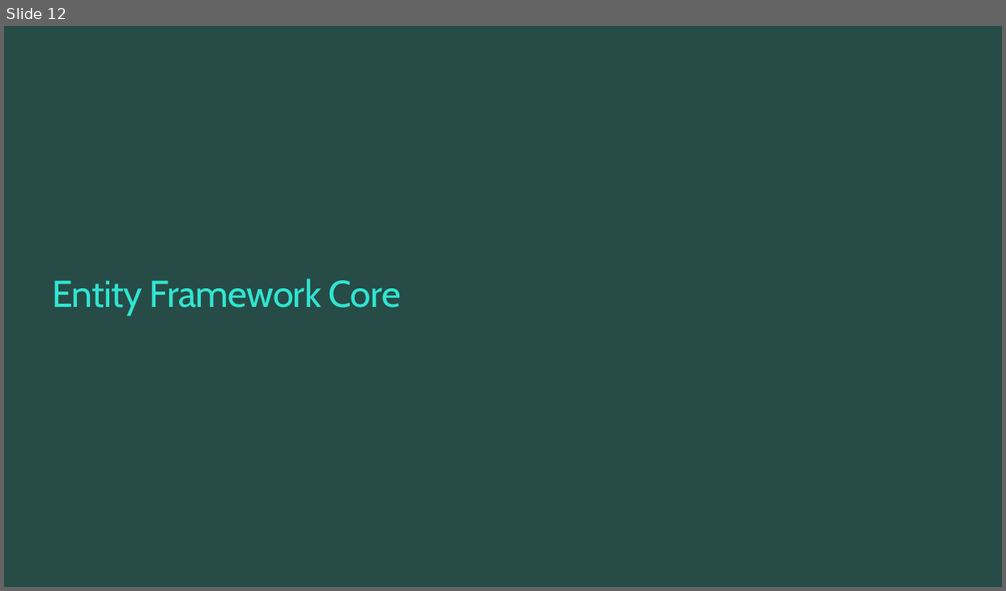
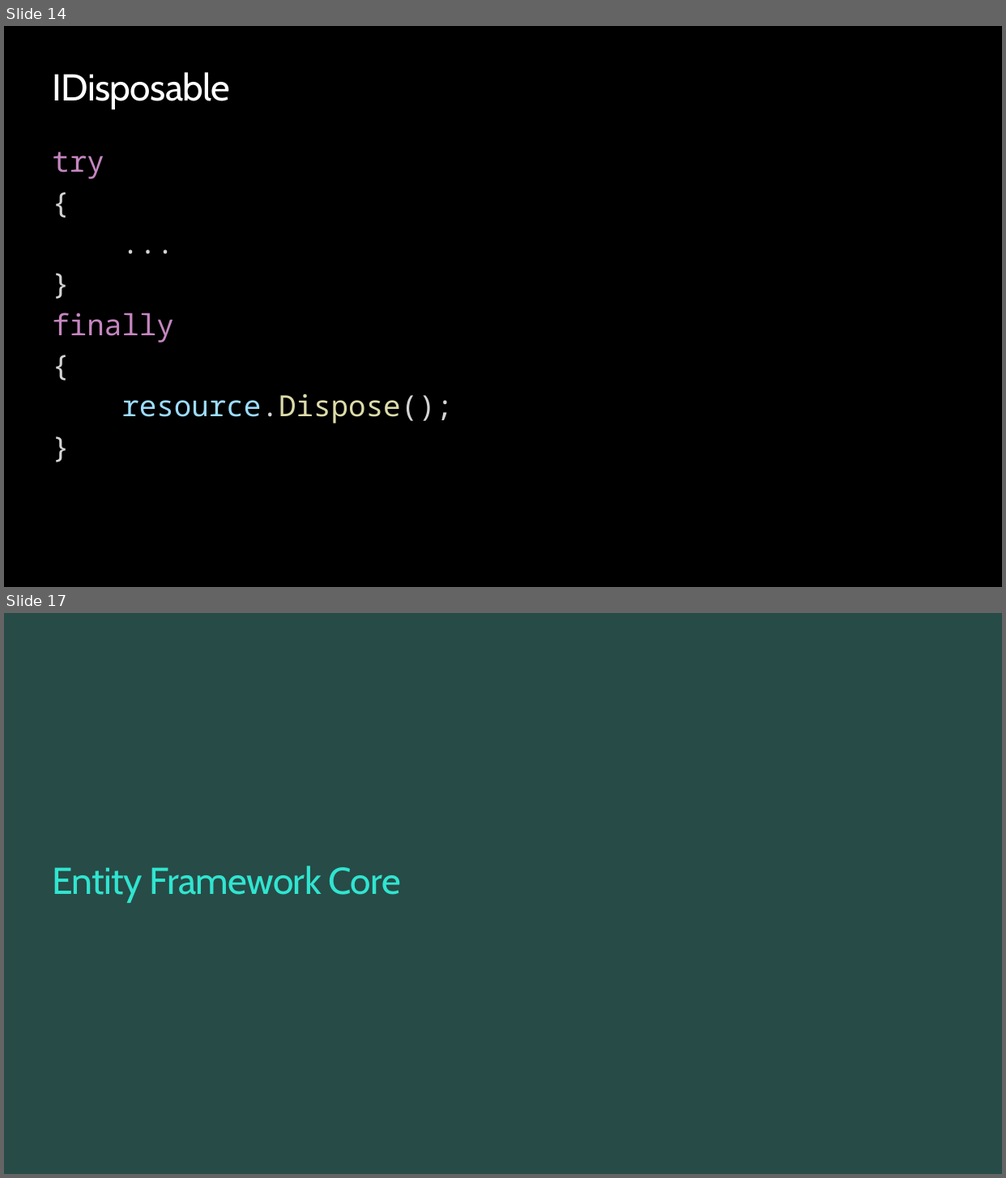
Before and after one commit to ondfisk/BDSA2020, a slide deck: Slides/Lecture04 - Data Access and Entity Framework Core.pptx. Shown one above the other, each under a label of ours: slide 12 before the commit, slides 14 and 17 after it; the slides between them are not shown. The pictures are 1006x591 and 1006x1178 pixels, drawn with LibreOffice and Linux fonts; fonts in the diff are those of the drawing; background and template pictures are left out. Boxes give left, top, right and bottom in pixels: in the first picture for what was removed or moved away, otherwise in the second. Text is boxed around its words. In the diff, an @@ line names an element or a change of style, - is before the commit and + after.

```diff
--- a/Slides/Lecture04 - Data Access and Entity Framework Core.pptx
+++ b/Slides/Lecture04 - Data Access and Entity Framework Core.pptx
@@ slide 14 added at <box>4,26,1002,587</box>, background #000000 @@
@@ title added at <box>52,72,230,109</box>, 36 pt, text #FFFFFF @@
+IDisposable
@@ text added at <box>52,152,453,424</box>, 28 pt, text #D4D4D4 @@
+try
+{
+...
+}
+finally
+{
+resource.Dispose();
+}
@@ what was slide 12 is now slide 17 @@
```
Also in this commit, not shown: 2 slides changed, 8 other slides added, 2 slides removed, 24 other files.
